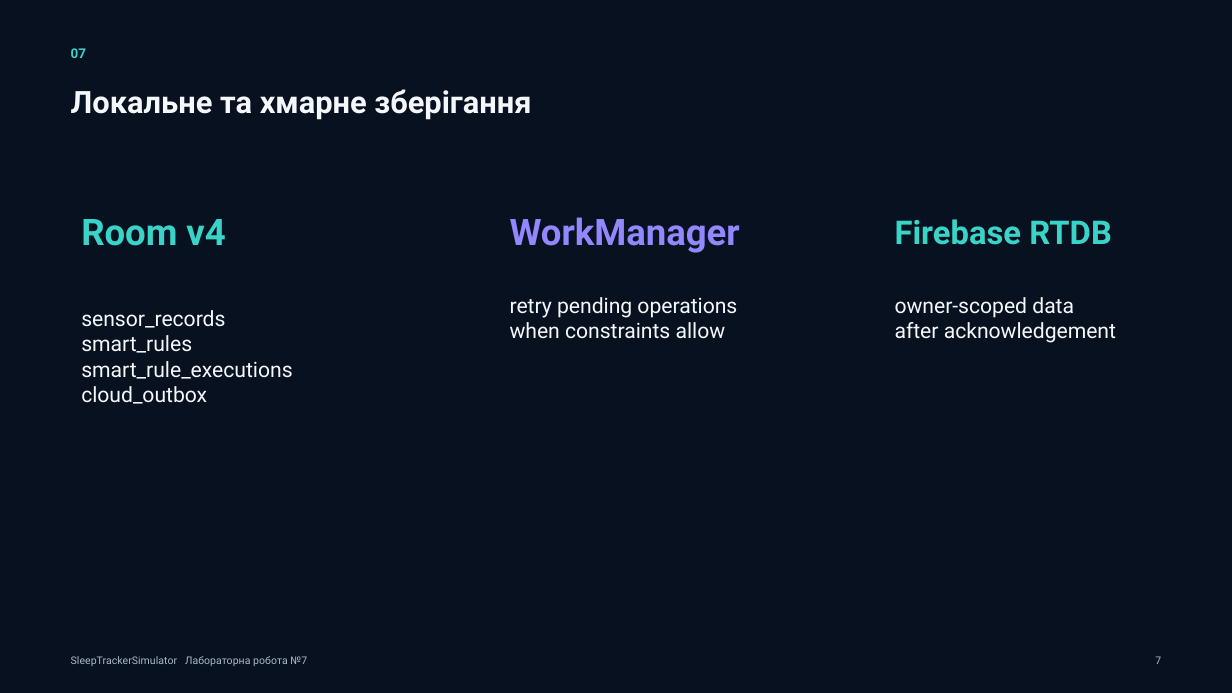
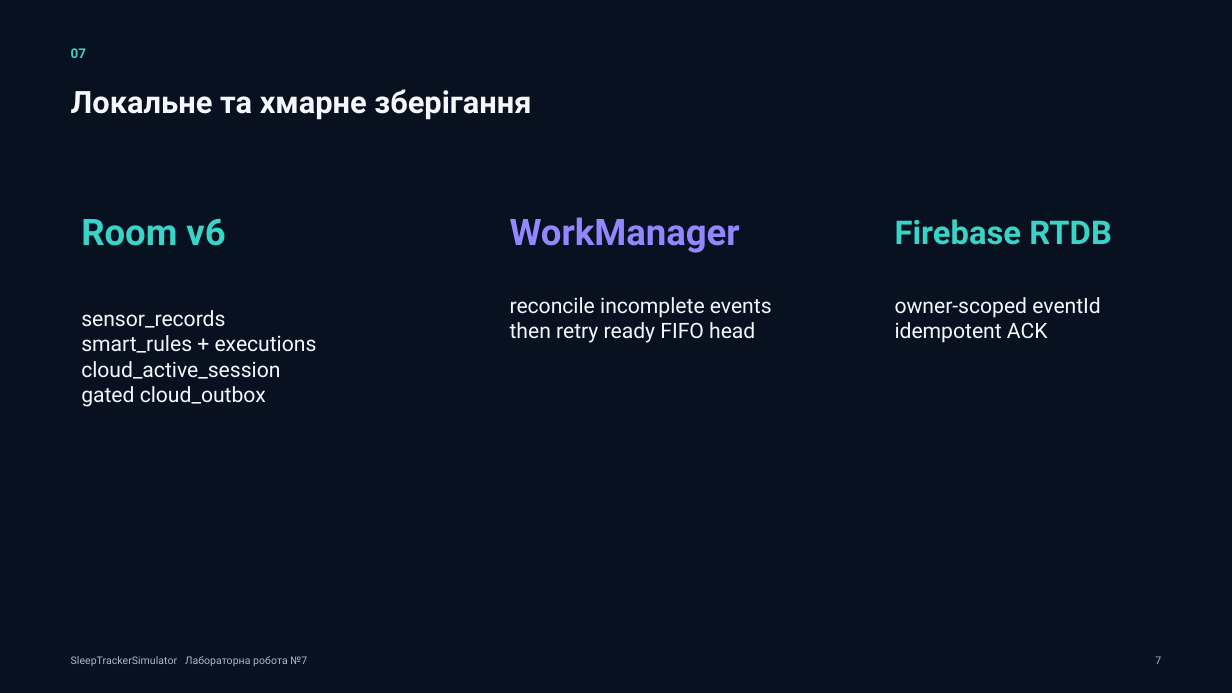
Before and after one commit to Eclipse-XS/SleepTrackerSimulator, a slide deck: slide 7 of deliverables/ЛР-7_Презентація_SleepTrackerSimulator.pptx. Drawn at 1232x693 pixels with LibreOffice and Linux fonts; fonts in the diff are those of the drawing. Boxes give left, top, right and bottom in pixels: in the first picture for what was removed or moved away, otherwise in the second. Text is boxed around its words. In the diff, an @@ line names an element or a change of style, - is before the commit and + after.

```diff
--- a/deliverables/ЛР-7_Презентація_SleepTrackerSimulator.pptx
+++ b/deliverables/ЛР-7_Презентація_SleepTrackerSimulator.pptx
@@ text at <box>81,218,225,246</box>: text changed @@
-Room v4
+Room v6
@@ text at <box>510,297,772,343</box>: text changed @@
-retry pending operations
-when constraints allow
+reconcile incomplete events
+then retry ready FIFO head
@@ text at <box>895,297,1101,343</box>: text changed @@
-owner-scoped data
-after acknowledgement
+owner-scoped eventId
+idempotent ACK
@@ text at <box>81,335,317,407</box>: text changed @@
-smart_rules
-smart_rule_executions
-cloud_outbox
+smart_rules + executions
+cloud_active_session
+gated cloud_outbox
```
Also in this commit, not shown: 6 other slides changed, 36 other files.
